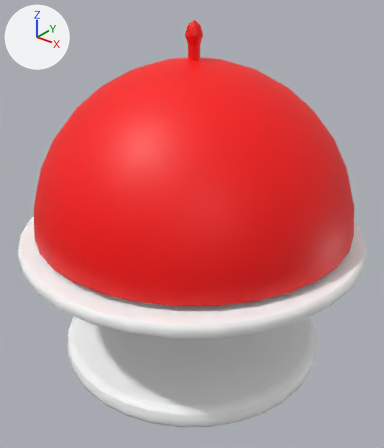
Two versions of the FBX model RP_Project2_Team7/Assets/Art/Models/GlassDome.fbx, one commit apart.
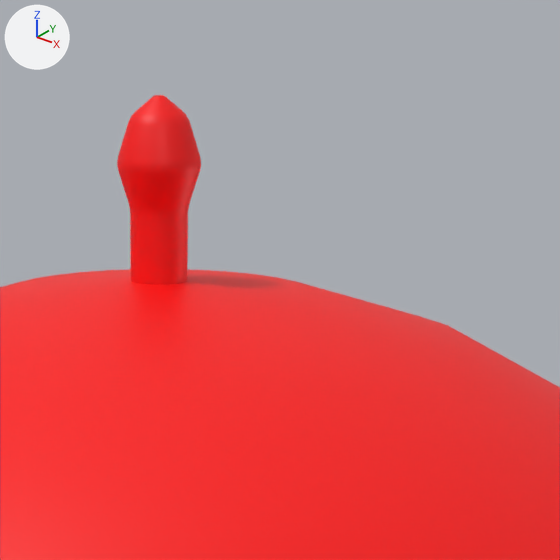
Each version appears first whole from a 50 mm camera at (0.196, -0.245, 0.243) aimed at (0.004, -0.005, 0.095), and next in a close-up on the part from 42% to 73% of the width and 0% to 27% of the height. The axes (+X, +Y, +Z) are drawn at upper left. The lights are the same throughout. Where no turn or scale is listed for an object, it has been applied to the vertices.

Names of what the first close-up shows: 'GlassDome'.
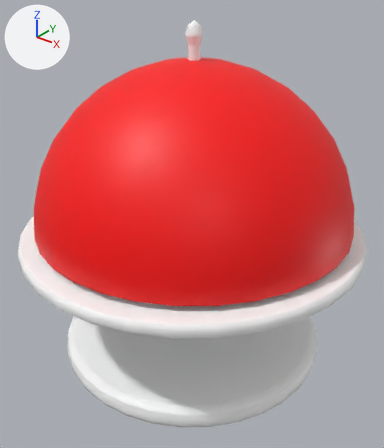
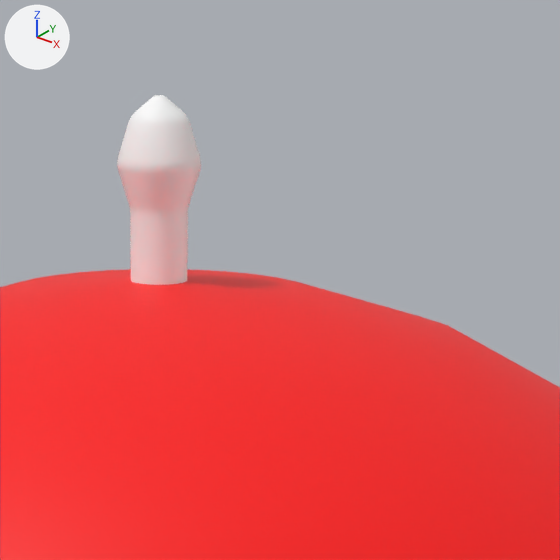
The newer file is also turned or shifted as a whole; pictures and numbers use the older file's frame.

Pixel boxes (x1, y1, x2, y2) of what changed, in the close-ups (560 x 560 px):
part 1 of me_mesh, recoloured: (117, 95, 201, 285) in both

What changed in the scene script:
```text
Change me_mesh:
    where me_mesh.from_pydata(...)  # 1666 vertices, 1666 faces; spans x -0.11..0.11, y -0.11..0.11, z 0.0..0.216
    used by ob_glassdome; location = (0.0, 0.0, 0.0)
    me_mesh part 1: all 417 faces centred in x -0.005..0.005, y -0.003..0.007, z 0.199..0.216 switch from mat_prototyping2_red1 (red #ff0000) to mat_standard_temporary_2 (white #ffffff)
```
